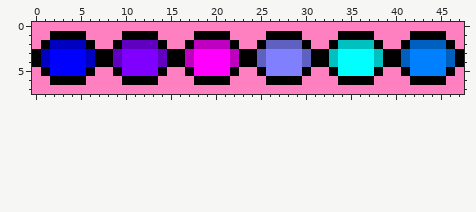
Two states of a pixel-art sprite, trunk/game/org/pandcorps/platform/res/bg/Marker.png. Above is the file before it was changed.
The file is 48x8 pixels.
The same view after the edit:
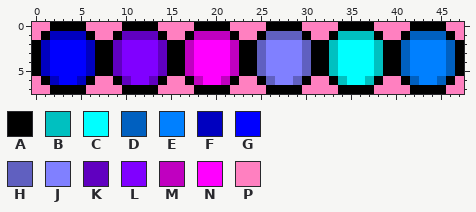
Palette (. is transparent): A #000000  B #00c0c0  C #00ffff  D #0060c0  E #0080ff  F #0000c0  G #0000ff  H #6060c0  J #8080ff  K #6000c0  L #8000ff  M #c000c0  N #ff00ff  P #ff80c0
The exact change:
Changed rows in their new state; - is an unchanged pixel.
first column x 0:
0 --AAAA----AAAA----AAAA----AAAA----AAAA----AAAA--
1 -AFFFFA--AKKKKA--AMMMMA--AHHHHA--ABBBBA--ADDDDA-
2 AFGGGGFAAKLLLLKAAMNNNNMAAHJJJJHAABCCCCBAADEEEEDA
5 AF----FAAK----KAAM----MAAH----HAAB----BAAD----DA
6 -AFGGFA--AKLLKA--AMNNMA--AHJJHA--ABCCBA--ADEEDA-
7 --AAAA----AAAA----AAAA----AAAA----AAAA----AAAA--
Boxes around the changes in both pictures, in picture pixels (x1, y1, x2, y2):
changed: (32, 22, 464, 94)
